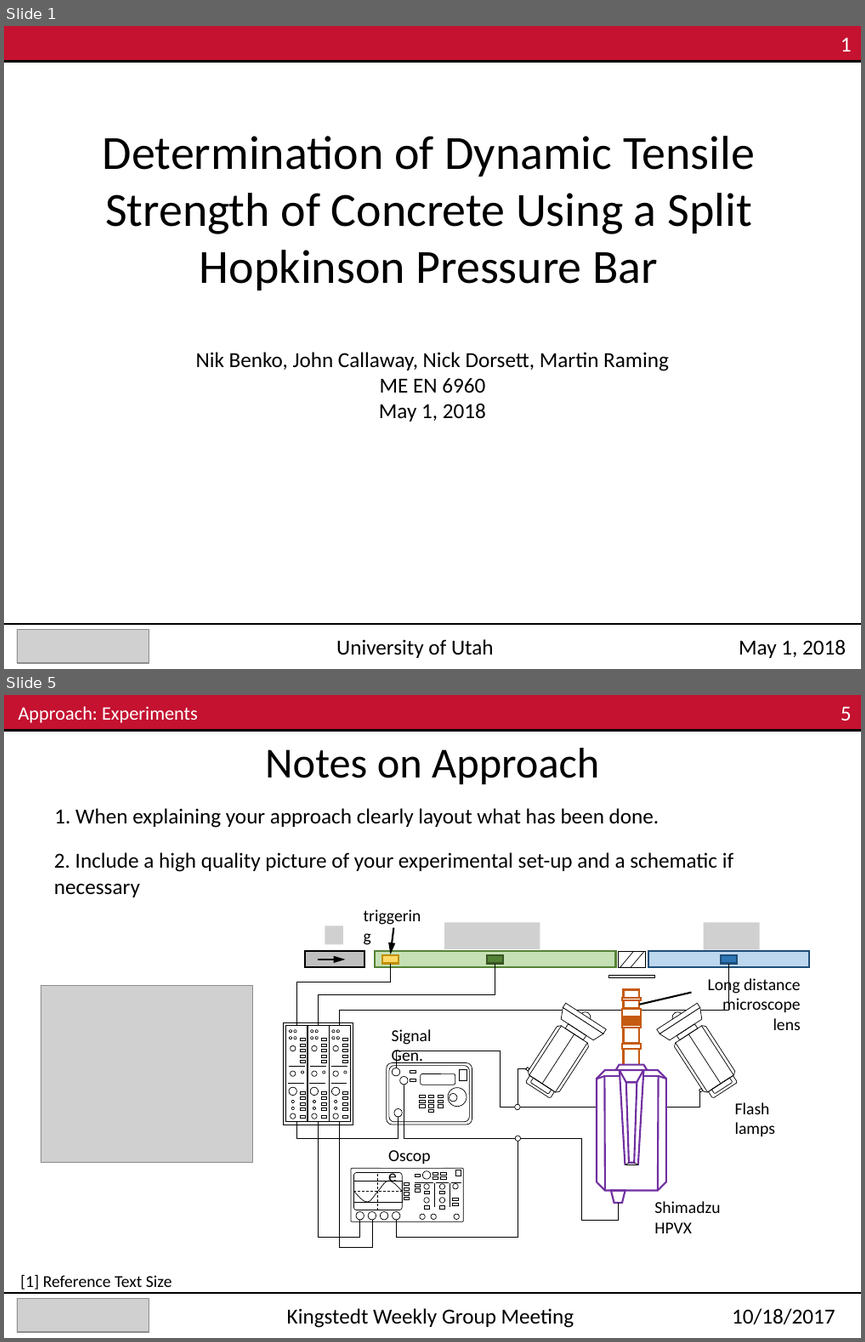
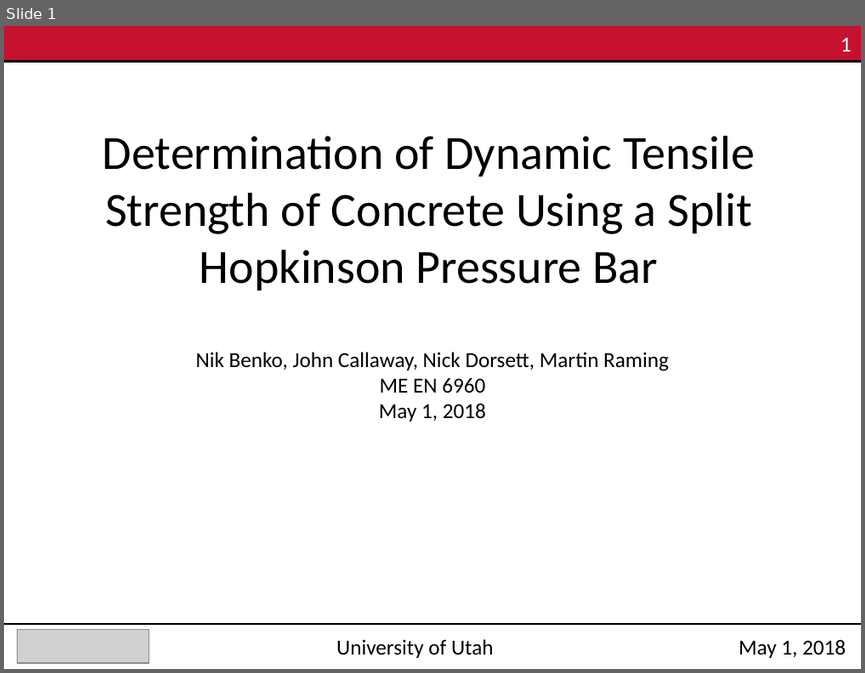
Before and after one commit to Mar-ten/PMAA_Fracture, a slide deck: ME EN 6960_Group4_Exp3.pptx. Shown one above the other, each under a label of ours: slides 1 and 5 before the commit, slide 1 after it; the slides between them are not shown. The pictures are 865x1342 and 865x673 pixels, drawn with LibreOffice and Linux fonts; fonts in the diff are those of the drawing; grey boxes stand for pictures. Boxes give left, top, right and bottom in pixels: in the first picture for what was removed or moved away, otherwise in the second. Text is boxed around its words. In the diff, an @@ line names an element or a change of style, - is before the commit and + after.

```diff
--- a/ME EN 6960_Group4_Exp3.pptx
+++ b/ME EN 6960_Group4_Exp3.pptx
@@ slide 5 removed at (4,695,861,1338), background #FFFFFF @@
@@ rectangle removed at (4,695,861,730) @@
@@ text removed at (18,706,198,723) @@
-Approach: Experiments
@@ text removed at (840,707,851,721) @@
-5
@@ line removed from (4, 730) to (861, 730) @@
@@ text removed at (265,748,599,784) @@
-Notes on Approach
@@ text removed at (54,808,659,828) @@
-1. When explaining your approach clearly layout what has been done.
@@ text removed at (54,852,733,897) @@
-2. Include a high quality picture of your experimental set-up and a schematic if necessary
@@ picture removed at (41,986,253,1162) @@
@@ group removed at (284,901,809,1247): 88 rectangles, 55 ellipses, 42 lines, 12 elbow lines, 6 trapezoids, 6 texts, 4 octagons, 4 rounded rectangles, 4 snip same rects, 3 pictures, 2 arrows, 1 parallelogram, 1 freeform shape @@
-triggering
-Signal Gen.
-Shimadzu HPVX
-Flash lamps
-Oscope
-Long distance microscope lens
@@ text removed at (20,1274,172,1289) @@
-[1] Reference Text Size
@@ line removed from (4, 1293) to (861, 1293) @@
@@ picture removed at (17,1299,148,1332) @@
@@ text removed at (287,1308,574,1327) @@
-Kingstedt Weekly Group Meeting
@@ text removed at (732,1308,834,1324) @@
-10/18/2017
```
Also in this commit, not shown: 13 slides added, 8 other slides removed.
